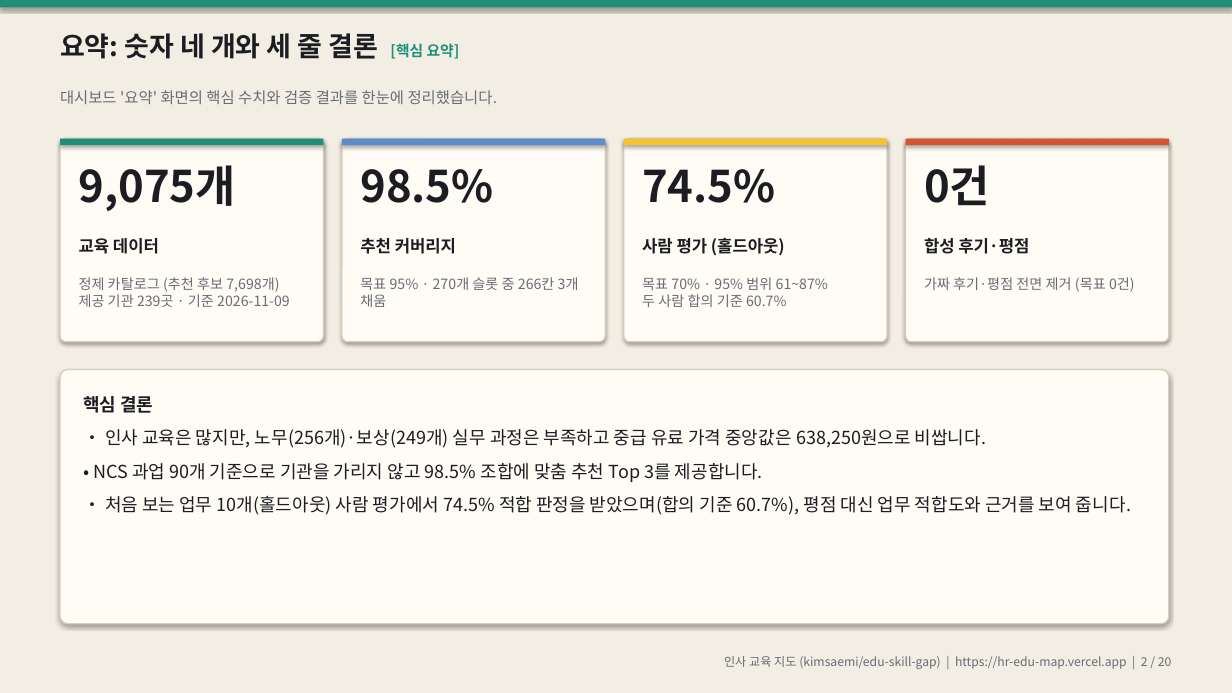
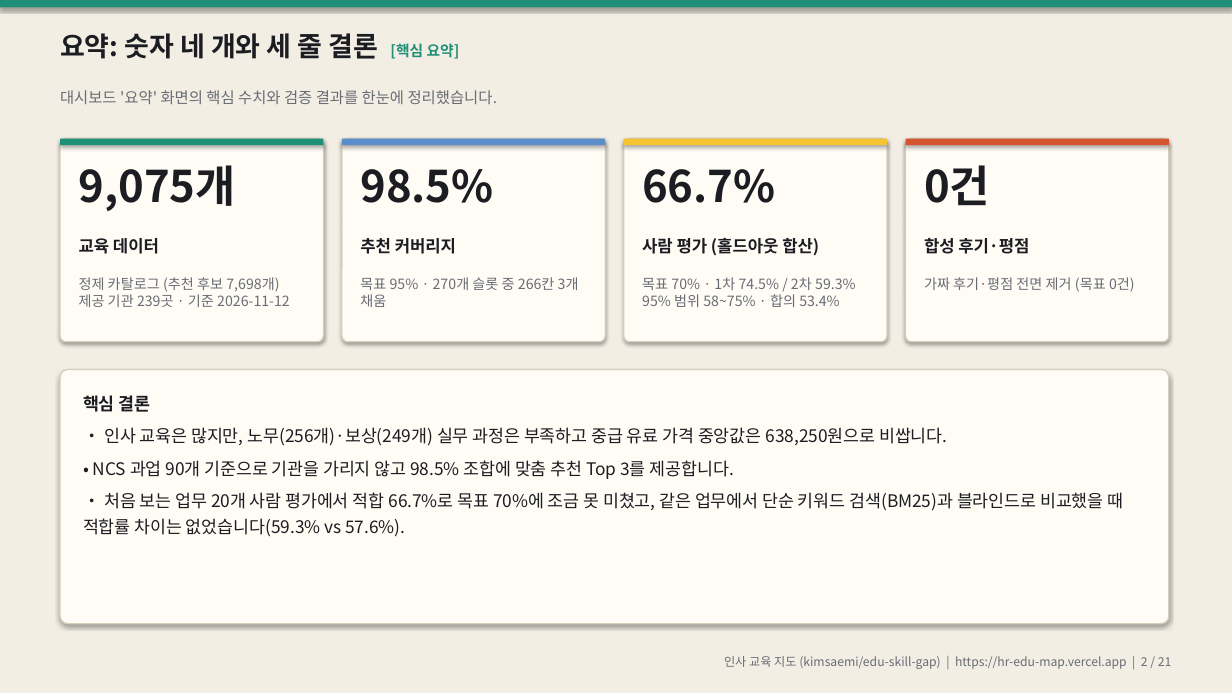
Before and after one commit to kimsaemi/edu-skill-gap, a slide deck: slide 2 of presentation/HR_교육지도_발표.pptx. Drawn at 1232x693 pixels with LibreOffice and Linux fonts; fonts in the diff are those of the drawing. Boxes give left, top, right and bottom in pixels: in the first picture for what was removed or moved away, otherwise in the second. Text is boxed around its words. In the diff, an @@ line names an element or a change of style, - is before the commit and + after.

Commit message:
feat: 홀드아웃 2차 결과(BM25 비교·가짜 추천 검정) 발표·PPT·대본 반영 (#27)

```diff
--- a/presentation/HR_교육지도_발표.pptx
+++ b/presentation/HR_교육지도_발표.pptx
@@ text at (642, 169, 775, 203): text changed @@
-74.5%
+66.7%
@@ text at (642, 238, 819, 255): text changed @@
-사람 평가 (홀드아웃)
+사람 평가 (홀드아웃 합산)
@@ text at (79, 277, 290, 307): text changed @@
-정제 카탈로그 (추천 후보 7,698개)
-제공 기관 239곳 · 기준 2026-11-09
+정제 카탈로그 (추천 후보 7,698개)
+제공 기관 239곳 · 기준 2026-11-12
@@ text at (642, 277, 855, 307): text changed @@
-목표 70% · 95% 범위 61~87%
-두 사람 합의 기준 60.7%
+목표 70% · 1차 74.5% / 2차 59.3%
+95% 범위 58~75% · 합의 53.4%
@@ text at (83, 395, 947, 479): size 14 to 13.5 pt in "핵심 결론", "• 인사 교육은 많지만, 노무(256개)·보상(249개) 실무 과정은 ...", "• NCS 과업 90개 기준으로 기관을 가리지 ..." @@
@@ text at (83, 492, 1124, 537): text changed; size 14 to 13.5 pt @@
-• 처음 보는 업무 10개(홀드아웃) 사람 평가에서 74.5% 적합 판정을 받았으며(합의 기준 60.7%), 평점 대신 업무 적합도와 근거를 보여 줍니다.
+• 처음 보는 업무 20개 사람 평가에서 적합 66.7%로 목표 70%에 조금 못 미쳤고, 같은 업무에서 단순 키워드 검색(BM25)과 블라인드로 비교했을 때 적합률 차이는 없었습니다(59.3% vs 57.6%).
@@ text at (724, 656, 1171, 669): text changed @@
-인사 교육 지도 (kimsaemi/edu-skill-gap) | https://hr-edu-map.vercel.app | 2 / 20
+인사 교육 지도 (kimsaemi/edu-skill-gap) | https://hr-edu-map.vercel.app | 2 / 21
```
Also in this commit, not shown: 19 other slides changed, 1 slide added, 8 other files.
